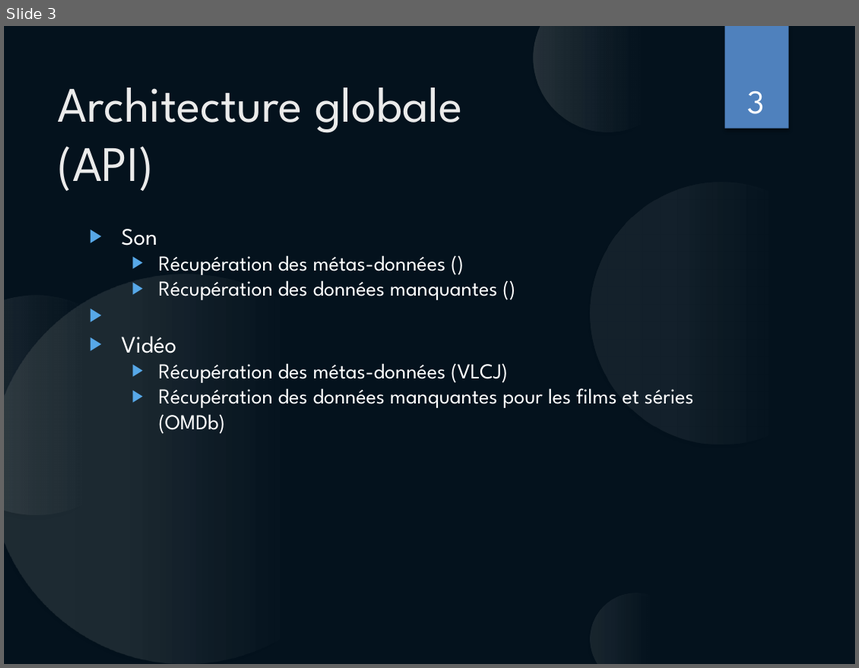
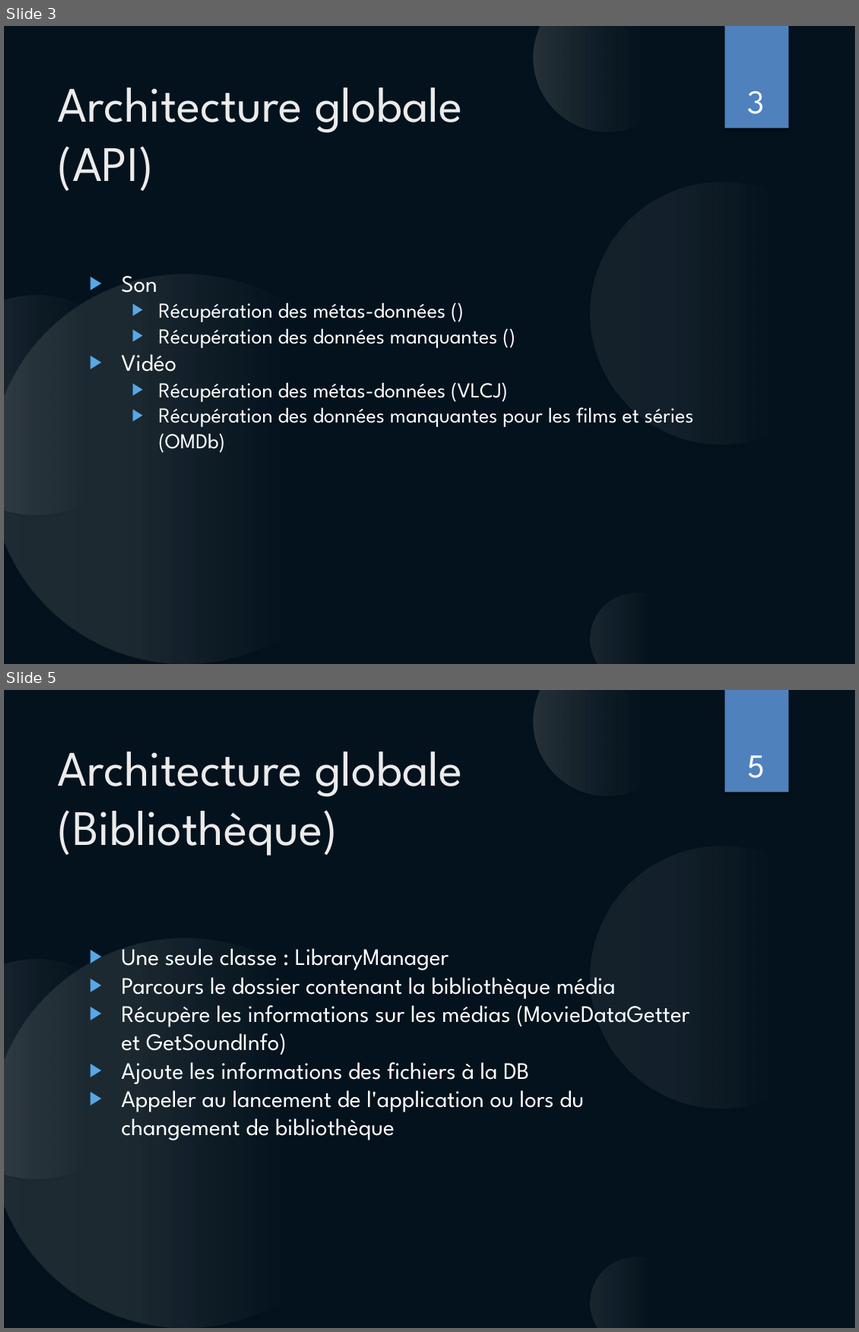
Before and after one commit to aroubaty/PDG_Project, a slide deck: Présentation/Architecture.pptx. Shown one above the other, each under a label of ours: slide 3 before the commit, slides 3 and 5 after it; the slides between them are not shown. The pictures are 859x668 and 859x1332 pixels, drawn with LibreOffice and Linux fonts; fonts in the diff are those of the drawing. Boxes give left, top, right and bottom in pixels: in the first picture for what was removed or moved away, otherwise in the second. Text is boxed around its words. In the diff, an @@ line names an element or a change of style, - is before the commit and + after.

```diff
--- a/Présentation/Architecture.pptx
+++ b/Présentation/Architecture.pptx
@@ slide 5 added at (x1=4, y1=690, x2=855, y2=1328), background #04121D; not listed: 6 template elements that a slide beside it also shows @@
@@ text added at (x1=57, y1=752, x2=462, y2=856), 42 pt, text #EBEBEB @@
+Architecture globale
+(Bibliothèque)
@@ page number added at (x1=747, y1=755, x2=765, y2=778), 28 pt, text #FFFFFF @@
+5
@@ text added at (x1=121, y1=948, x2=690, y2=1141), 20 pt, text #FFFFFF @@
+▶ Une seule classe : LibraryManager
+▶ Parcours le dossier contenant la bibliothèque média
+▶ Récupère les informations sur les médias (MovieDataGetter et GetSoundInfo)
+▶ Ajoute les informations des fichiers à la DB
+▶ Appeler au lancement de l'application ou lors du changement de bibliothèque
@@ slide 3 changed as well @@
@@ text "Son" rewrapped from (x1=121, y1=229, x2=694, y2=434) to (x1=121, y1=276, x2=694, y2=453) @@
```
Also in this commit, not shown: 1 other slide changed, 1 other slide added.
